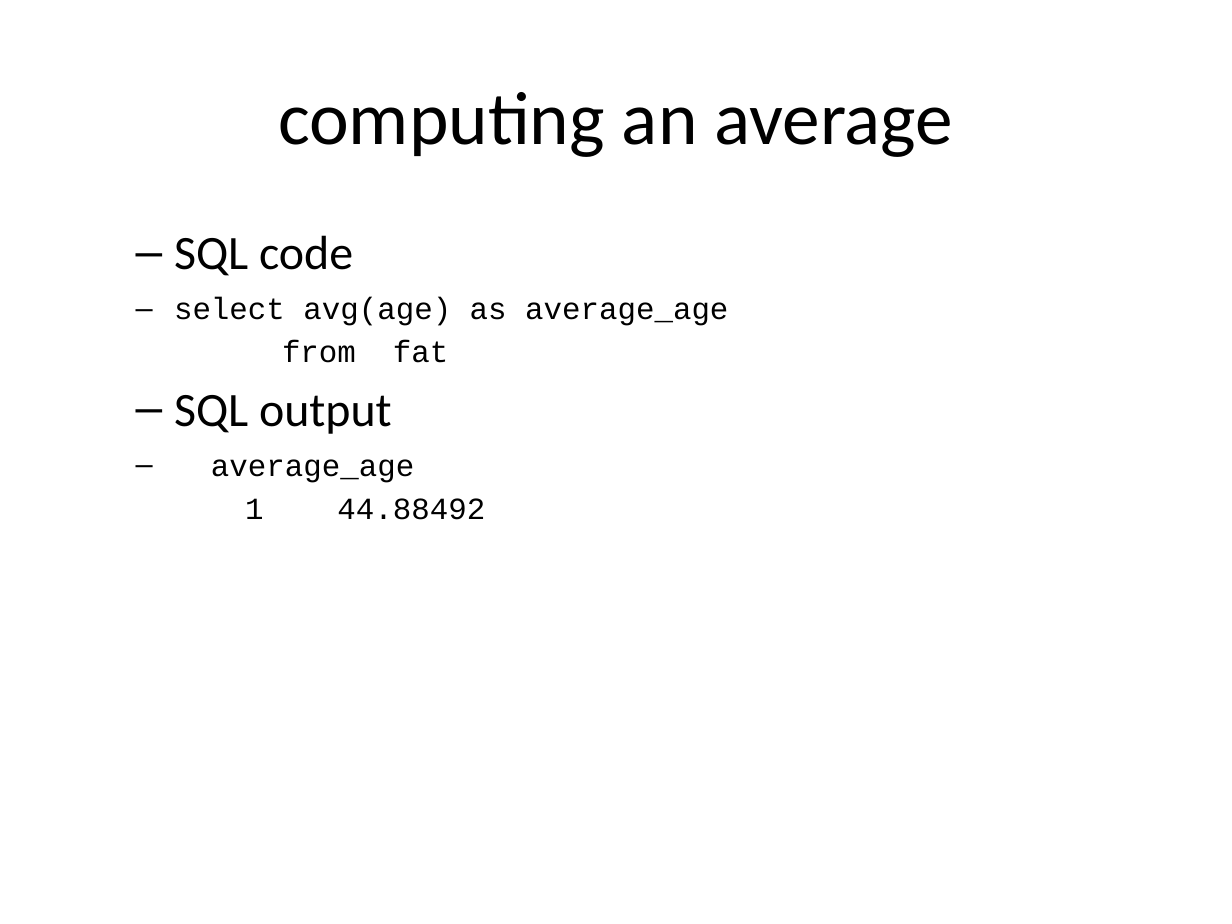
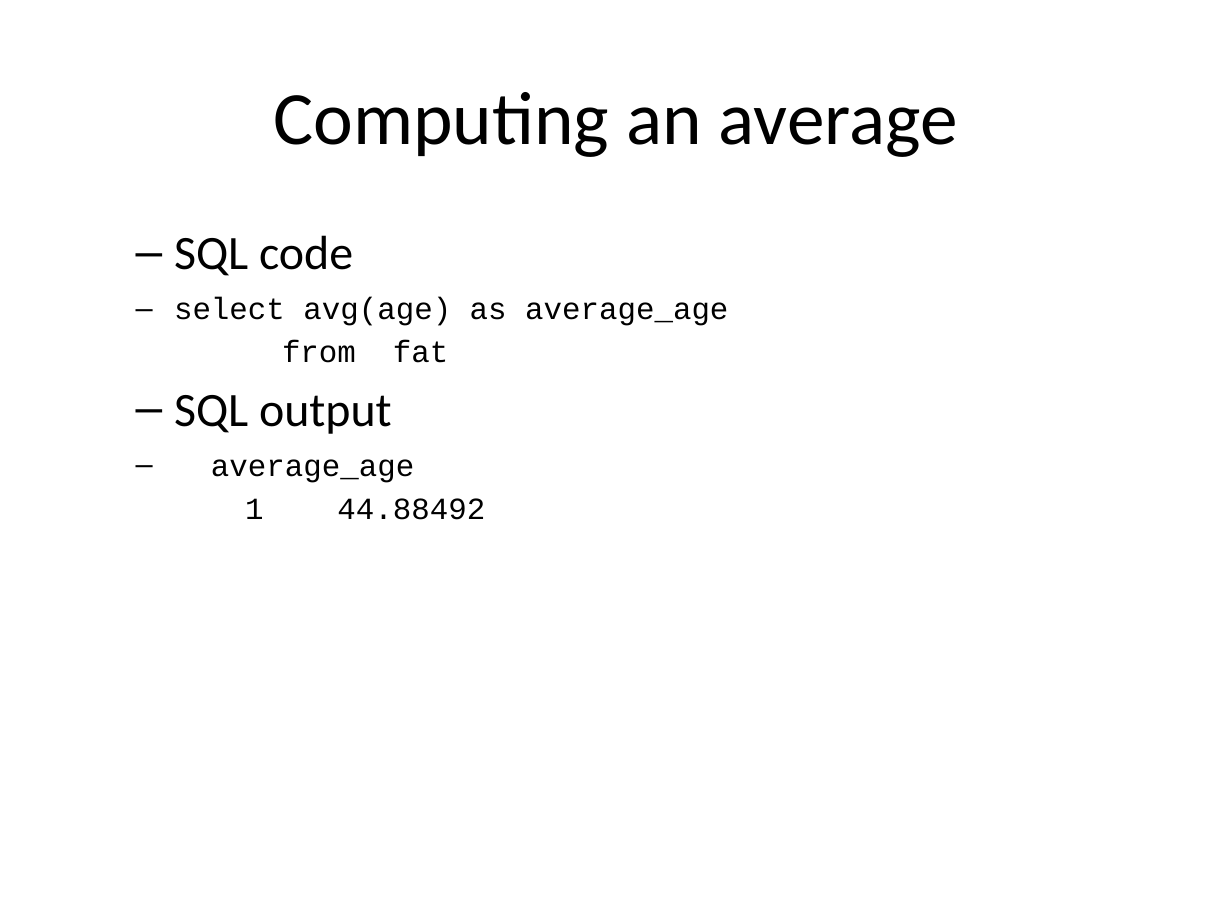
Before and after one commit to pmean/introduction-to-sql, a slide deck: slide 6 of src/stats.pptx. Drawn at 1232x924 pixels with LibreOffice and Linux fonts; fonts in the diff are those of the drawing. Boxes give left, top, right and bottom in pixels: in the first picture for what was removed or moved away, otherwise in the second. Text is boxed around its words. In the diff, an @@ line names an element or a change of style, - is before the commit and + after.

```diff
--- a/src/stats.pptx
+++ b/src/stats.pptx
@@ title at (x1=274, y1=92, x2=958, y2=157): text changed @@
-computing an average
+Computing an average
```
Also in this commit, not shown: 3 other slides changed, 5 slides added, 2 other files.
